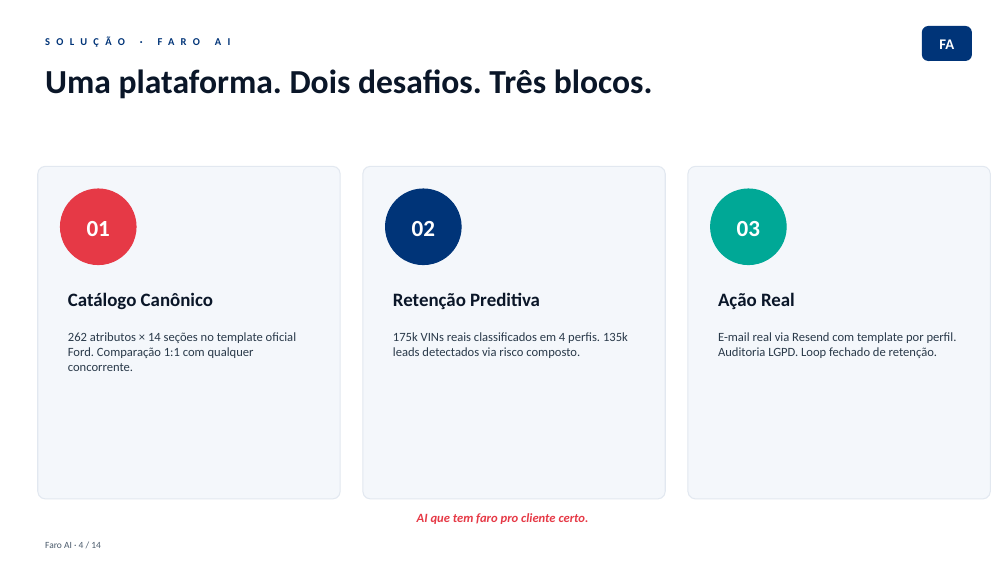
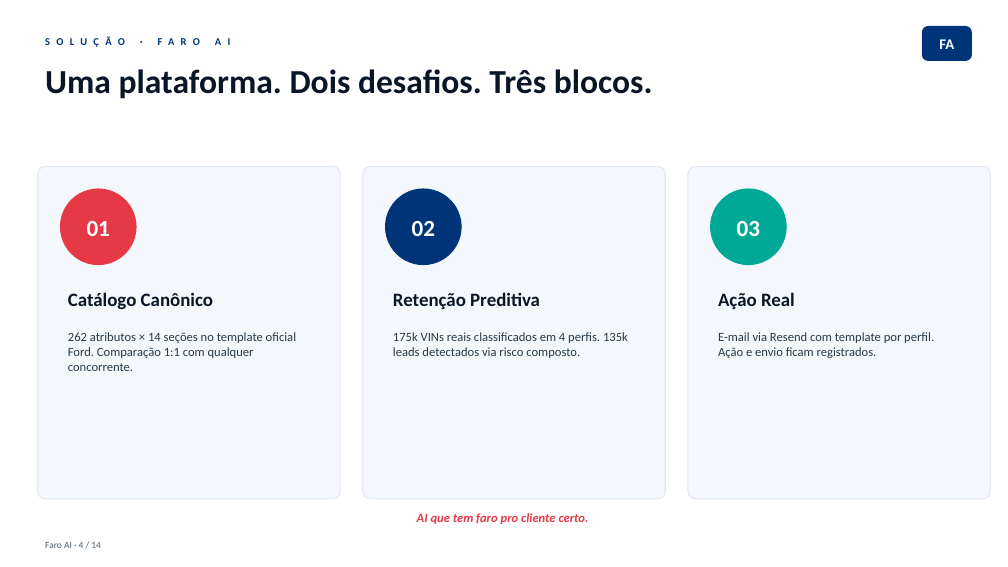
Before and after one commit to P0lid0/ford-fiap-challenge, a slide deck: slide 4 of docs/deliverables/Apresentacao_FaroAI.pptx. Drawn at 1008x567 pixels with LibreOffice and Linux fonts; fonts in the diff are those of the drawing. Boxes give left, top, right and bottom in pixels: in the first picture for what was removed or moved away, otherwise in the second. Text is boxed around its words. In the diff, an @@ line names an element or a change of style, - is before the commit and + after.

```diff
--- a/docs/deliverables/Apresentacao_FaroAI.pptx
+++ b/docs/deliverables/Apresentacao_FaroAI.pptx
@@ text at (718,332,934,358): text changed @@
-E-mail real via Resend com template por perfil. Auditoria LGPD. Loop fechado de retenção.
+E-mail via Resend com template por perfil. Ação e envio ficam registrados.
```
Also in this commit, not shown: 5 other slides changed, 1 slide added, 1 slide removed, 53 other files.
